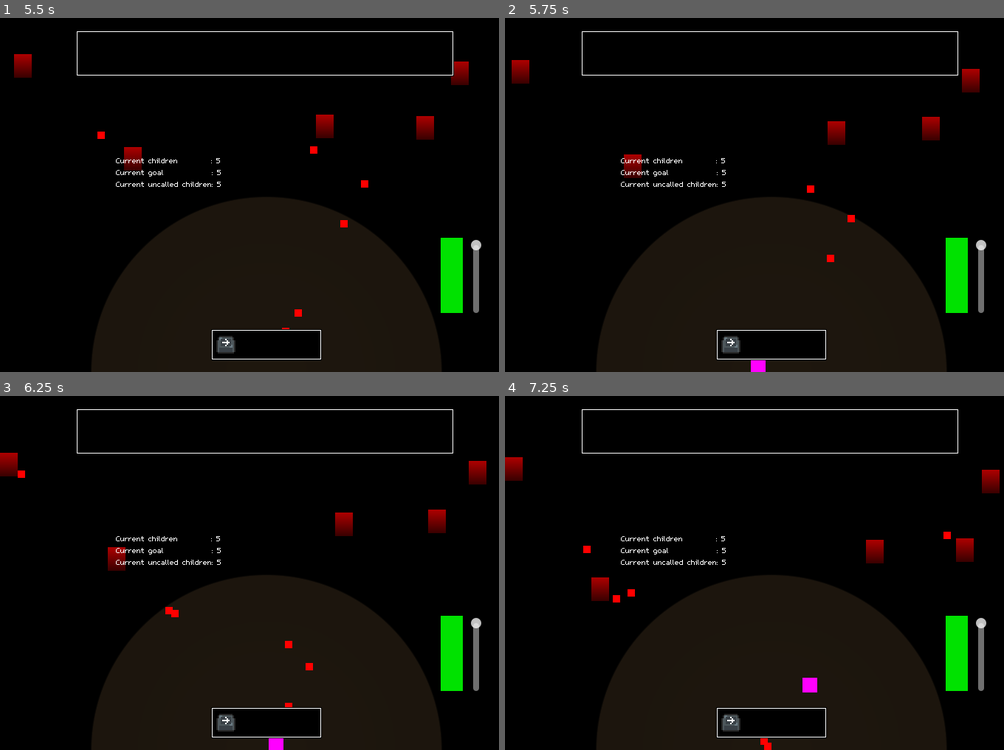
Above: before the commit, frames 1-4 (two rows, left to right).
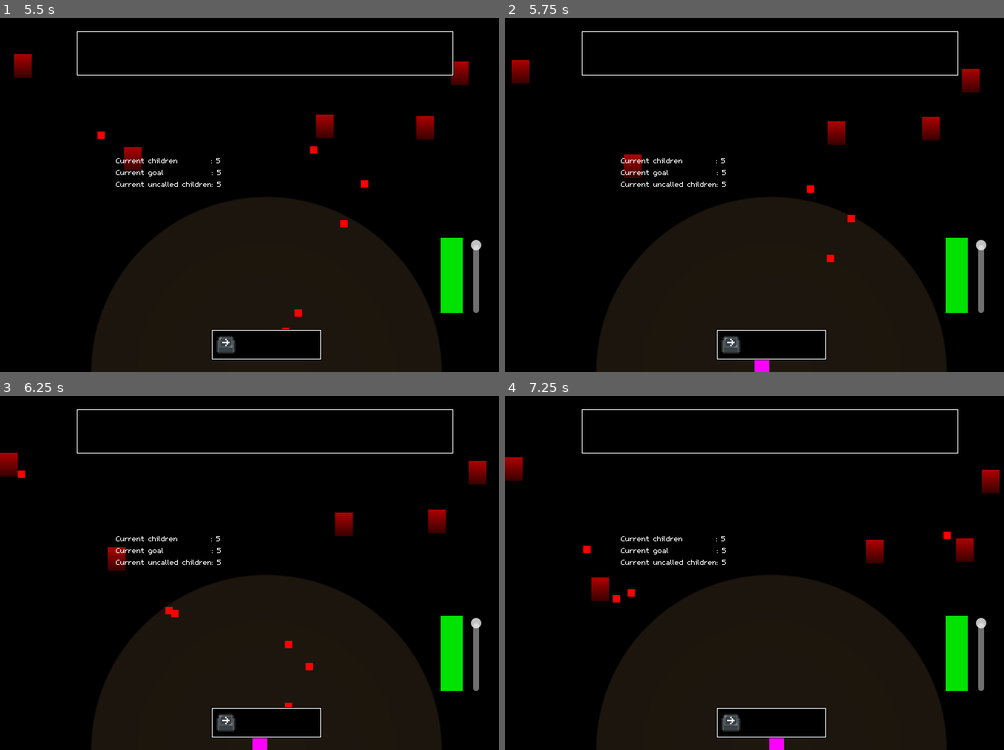
Above: after the commit, the same moments.

Repository: InRe-Dan/MiniJameGam34
Game: Godot game, scene res://Main/main.tscn
The game is run twice, just before and just after one commit, with the same random seed, the same clock (stepped at 60 frames per second) and the same inputs.
Inputs:
- Up to frame 1 (5.5 s): tap Enter at 0.5 s; hold D (move_right) 0.53-1.28 s; hold S (move_down) 1.28-2.03 s; hold D (move_right) 2.03-2.78 s; hold W (move_up) 2.78-3.53 s; hold A (move_left) 3.53-5.03 s; hold S (move_down) from 5.03 s (still down)
- Up to frame 2 (5.75 s): keep holding S (move_down)
- Up to frame 3 (6.25 s): release S (move_down) at 5.78 s; hold D (move_right) from 5.78 s (still down)
- Up to frame 4 (7.25 s): release D (move_right) at 6.53 s; hold W (move_up) from 6.53 s (still down)

Frame 1 is identical in both runs. In frame 2, less than 0.1% of the frame differs, in the area x 49-53%, y 96-100%; in frame 3, 0.2%; in frame 4, 0.3%, in the area x 51-63%, y 79-100%.

Commit message:
Hitstun
Hazards now apply a stun to the player which reduces movespeed

Diff:
--- a/Hazard/Hazards/tomato.tscn
+++ b/Hazard/Hazards/tomato.tscn
@@ -7,3 +7,4 @@
 speed = 215.0
 force = 0.8
 satisfaction = 0.01
+hitstun = 0.8
--- a/Hazard/hazard.gd
+++ b/Hazard/hazard.gd
@@ -5,6 +5,7 @@
 @export var speed: float
 @export var force: float
 @export var satisfaction: float
+@export var hitstun: float
 
 var velocity: Vector2 = Vector2.ZERO
 var direction: Vector2 = Vector2.ZERO
@@ -25,5 +26,5 @@
 func _on_body_entered(body: Node2D) -> void:
 	if not body is Player: return
 
-	(body as Player).hit(direction * speed * force * 5, satisfaction)
+	(body as Player).hit(direction * speed * force * 5, satisfaction, hitstun)
 	queue_free()
--- a/Hazard/hazard_manager.gd
+++ b/Hazard/hazard_manager.gd
@@ -39,7 +39,6 @@
 
 ## Spawns a hazard
 func spawn_hazard(hazard: Hazard) -> void:
-	print("Spawned")
 	var spectator: Spectator = audience.get_children().pick_random()
 	spectator.prepare_hazard(hazard)
 	time_since_last_hazard = 0.
@@ -54,7 +53,6 @@
 
 ## Hazard deployed by spectator
 func _on_hazard_deployed(hazard: Hazard) -> void:
-	print(hazard)
 	hazard_container.add_child(hazard)
 
 
--- a/Hazard/spectator.gd
+++ b/Hazard/spectator.gd
@@ -42,14 +42,14 @@
 ## Create a hazard
 func prepare_hazard(hazard: Hazard) -> void:
 	queue.append(hazard)
-	print("preparing ", hazard)
+	#print("preparing ", hazard)
 	# Start animation if not already playing
 	# TODO: REPLACE
 	release()
 
 ## Animation finished
 func release() -> void:
-	print("ready to release")
+	#print("ready to release")
 	if queue.size() == 0:
 		return
 
@@ -57,7 +57,6 @@
 	var hazard: Hazard = queue.pop_front()
 
 	hazard.position = position
-	print("emitting")
 	hazard_deployed.emit(hazard)
 
 ## Tells the spectator to go back to the spawn zone so that he can be despawned
--- a/Player/player.gd
+++ b/Player/player.gd
@@ -5,7 +5,11 @@
 @export var movement_speed: float
 @export var acceleration: float
 
+var speed_mod: float = 1.0
+
 signal got_hit
+
+@onready var stun_timer: Timer = $StunTimer
 
 ## Called when the node enters the scene tree for the first time.
 func _ready() -> void:
@@ -14,7 +18,7 @@
 
 ## Called every frame. 'delta' is the elapsed time since the previous frame.
 func _physics_process(delta: float) -> void:
-	velocity = velocity.lerp(get_input_vector() * movement_speed, delta * acceleration)
+	velocity = velocity.lerp(get_input_vector() * movement_speed * speed_mod, delta * acceleration)
 
 	move_and_slide()
 
@@ -25,6 +29,26 @@
 
 
 ## Hits the player with the hazard
-func hit(impulse: Vector2, satisfaction: float) -> void:
+func hit(impulse: Vector2, satisfaction: float, hitstun: float) -> void:
 	velocity += impulse
+	stun(hitstun)
 	got_hit.emit(satisfaction)
+
+
+## Applies stun
+func stun(stun_duration: float) -> void:
+	if stun_timer.is_stopped() or stun_duration > stun_timer.wait_time:
+		stun_timer.stop()
+		stun_timer.wait_time = stun_duration
+		stun_timer.start()
+		_on_stun_start()
+
+
+## Stun period began
+func _on_stun_start() -> void:
+	speed_mod = 0.5
+
+
+## Stun period ended
+func _on_stun_end() -> void:
+	speed_mod = 1.0
--- a/Player/player.tscn
+++ b/Player/player.tscn
@@ -17,3 +17,8 @@
 
 [node name="CollisionShape2D" type="CollisionShape2D" parent="."]
 shape = SubResource("CircleShape2D_kxrer")
+
+[node name="StunTimer" type="Timer" parent="."]
+one_shot = true
+
+[connection signal="timeout" from="StunTimer" to="." method="_on_stun_end"]
